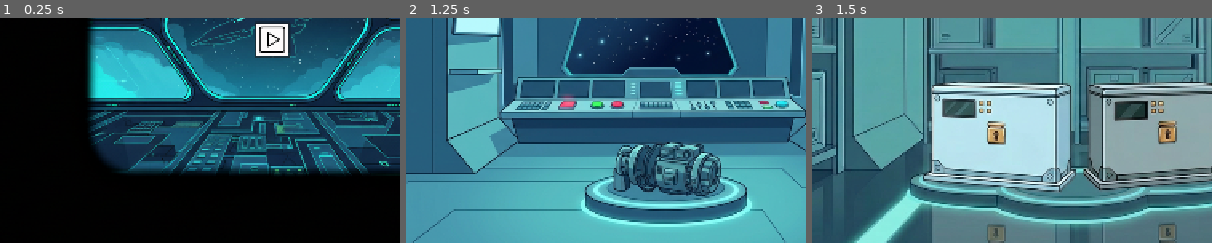
Above: before the commit, frames 1-3 (left to right).
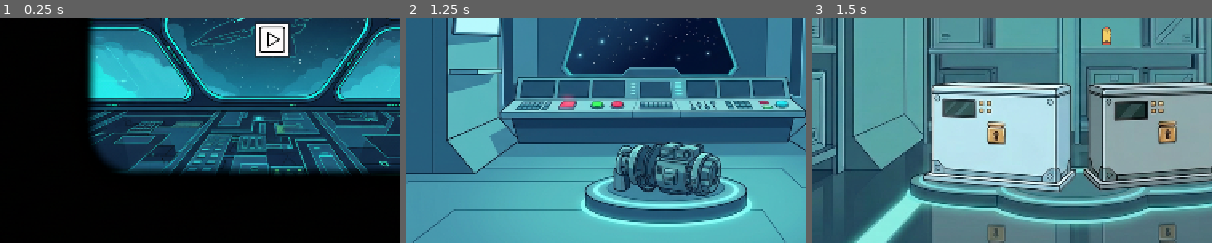
Above: after the commit, the same moments.

Repository: top-it-090304/SpaceshipMission
Game: Godot game, scene res://scenes/StartMenu.tscn
Same seed, same stepped clock (60 frames per second), same inputs: the game is played once before the commit and once after it.
Inputs (mouse positions are % of the whole screen's width and height, from its top left):
- Up to frame 1 (0.25 s): no input
- Up to frame 2 (1.25 s): click (50, 50) at 0.5 s
- Up to frame 3 (1.5 s): click (98, 51) at 1.25 s
The pictures show only the part of the screen within x 16-66%, y 46-96%; the shares and areas given below are measured in that part.

Frames 1-2 are identical in both runs. In frame 3, 0.2% of the frame differs, in the area x 72-75%, y 3-12%.

Commit message:
new files added

Diff:
--- a/spaceship-mission-new/scenes/Item.tscn
+++ b/spaceship-mission-new/scenes/Item.tscn
@@ -12,3 +12,5 @@
 
 [node name="CollisionShape2D" type="CollisionShape2D" parent="."]
 shape = SubResource("RectangleShape2D_bx46p")
+
+[connection signal="input_event" from="." to="." method="_on_input_event"]
--- a/spaceship-mission-new/scenes/Room2.tscn
+++ b/spaceship-mission-new/scenes/Room2.tscn
@@ -1,9 +1,11 @@
-[gd_scene load_steps=5 format=3 uid="uid://y7603qu0ubty"]
+[gd_scene load_steps=7 format=3 uid="uid://y7603qu0ubty"]
 
 [ext_resource type="Texture2D" uid="uid://dbb40vjffroc5" path="res://ImagesBackground/result_Room2.png" id="1_iw126"]
 [ext_resource type="Script" uid="uid://dks4irfrf7csn" path="res://scenes/room_2.gd" id="1_uq8dp"]
 [ext_resource type="Texture2D" uid="uid://ch4kncjxv2o5" path="res://items/right-arrow.png" id="3_lx35x"]
 [ext_resource type="Texture2D" uid="uid://c13a6h4iv6bw4" path="res://items/left-arrow.png" id="4_yltfi"]
+[ext_resource type="PackedScene" uid="uid://cn1y03h5it8rh" path="res://scenes/Item.tscn" id="5_4tgmk"]
+[ext_resource type="Texture2D" uid="uid://drok0fqnbkhsd" path="res://items/battery.png" id="6_5ujgq"]
 
 [node name="Room2" type="Node2D"]
 script = ExtResource("1_uq8dp")
@@ -49,6 +51,11 @@
 offset_right = 181.0
 offset_bottom = 182.0
 
+[node name="Item" parent="." instance=ExtResource("5_4tgmk")]
+position = Vector2(672, 356)
+item_id = "battery "
+texture = ExtResource("6_5ujgq")
+
 [connection signal="pressed" from="RightArrow" to="." method="_on_right_pressed"]
 [connection signal="pressed" from="LeftArrow" to="." method="_on_left_pressed"]
 [connection signal="pressed" from="LinkButtonBox1" to="." method="_on_box1_pressed"]
--- a/spaceship-mission-new/scenes/StartMenu.tscn
+++ b/spaceship-mission-new/scenes/StartMenu.tscn
@@ -5,6 +5,21 @@
 [ext_resource type="Texture2D" uid="uid://5w6bt5u0iijm" path="res://items/button start.png" id="3_kcs48"]
 [ext_resource type="FontFile" uid="uid://b7dduljs7hlra" path="res://Iceberg-Regular.ttf" id="4_aso40"]
 [ext_resource type="Script" uid="uid://caai4vakasfqh" path="res://scenes/button.gd" id="4_kcs48"]
+
+[sub_resource type="Animation" id="Animation_cuvp2"]
+length = 0.001
+tracks/0/type = "value"
+tracks/0/imported = false
+tracks/0/enabled = true
+tracks/0/path = NodePath("Background/Button:position")
+tracks/0/interp = 1
+tracks/0/loop_wrap = true
+tracks/0/keys = {
+"times": PackedFloat32Array(0),
+"transitions": PackedFloat32Array(1),
+"update": 0,
+"values": [Vector2(611, 322)]
+}
 
 [sub_resource type="Animation" id="Animation_aso40"]
 resource_name = "shake "
@@ -19,21 +34,6 @@
 "transitions": PackedFloat32Array(1, 1),
 "update": 0,
 "values": [Vector2(611, 322), Vector2(0, 0)]
-}
-
-[sub_resource type="Animation" id="Animation_cuvp2"]
-length = 0.001
-tracks/0/type = "value"
-tracks/0/imported = false
-tracks/0/enabled = true
-tracks/0/path = NodePath("Background/Button:position")
-tracks/0/interp = 1
-tracks/0/loop_wrap = true
-tracks/0/keys = {
-"times": PackedFloat32Array(0),
-"transitions": PackedFloat32Array(1),
-"update": 0,
-"values": [Vector2(611, 322)]
 }
 
 [sub_resource type="AnimationLibrary" id="AnimationLibrary_frkif"]
--- a/spaceship-mission-new/scenes/item.gd
+++ b/spaceship-mission-new/scenes/item.gd
@@ -9,8 +9,8 @@
 	input_event.connect(_on_input_event)
 
 func _on_input_event(viewport, event: InputEvent, shape_idx: int) -> void:
-	if event.is_action_pressed("click"):   # действие "click" = ЛКМ
+	if event is InputEventMouseButton and event.button_index == MOUSE_BUTTON_LEFT and event.pressed:
 		var main_game := get_tree().get_first_node_in_group("MainGame")
 		if main_game:
 			main_game.inventory.add_item(item_id)
-		queue_free()   # убрать предмет из комнаты
+		queue_free()
